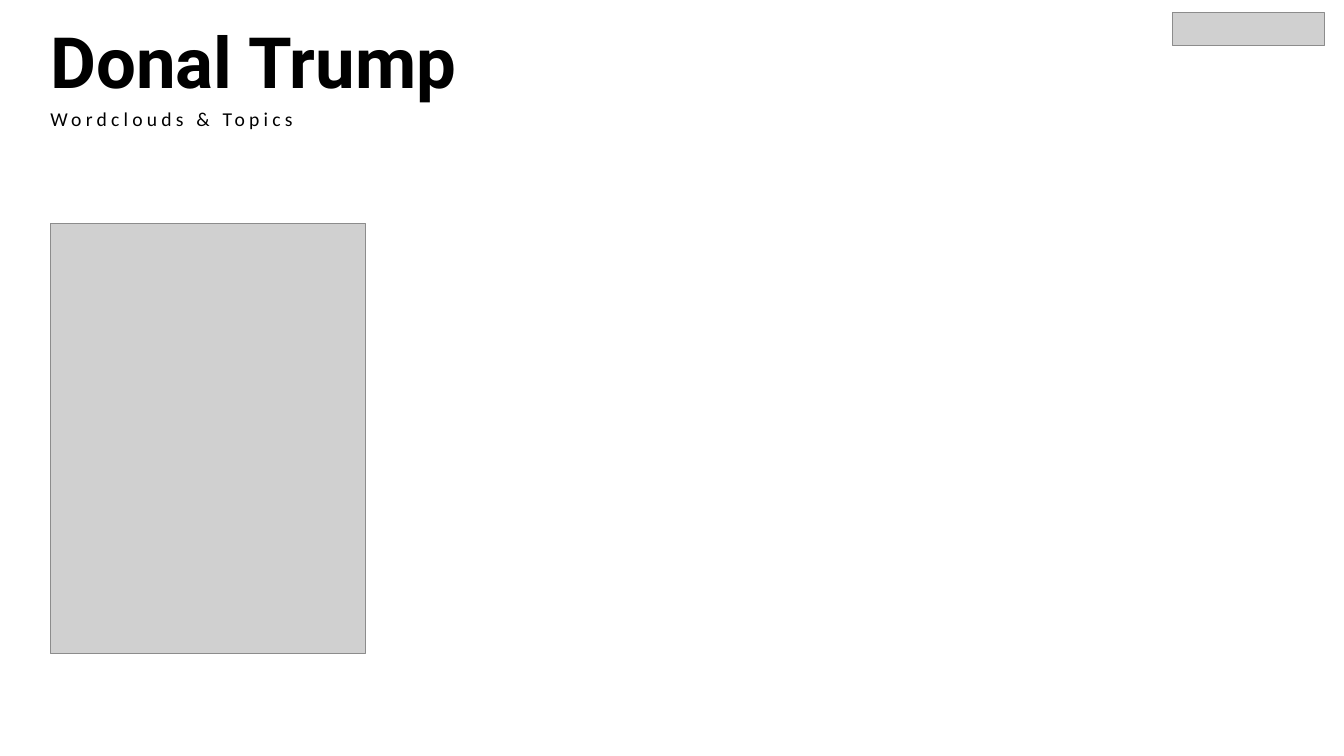
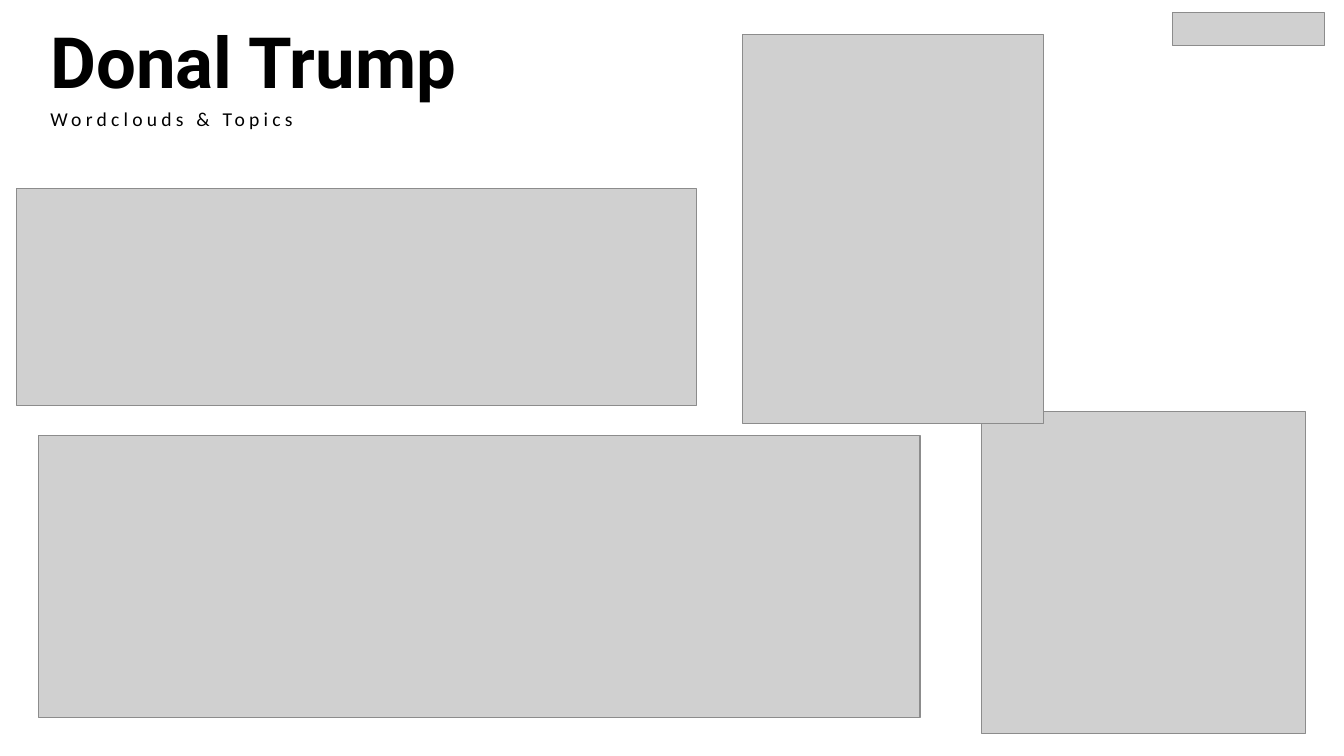
Before and after one commit to Franca97/Web_Data_and-_Digital_Analytics, a slide deck: slide 20 of Presentation.pptx. Drawn at 1344x756 pixels with LibreOffice and Linux fonts; fonts in the diff are those of the drawing; grey boxes stand for pictures. Boxes give left, top, right and bottom in pixels: in the first picture for what was removed or moved away, otherwise in the second. Text is boxed around its words. In the diff, an @@ line names an element or a change of style, - is before the commit and + after.

```diff
--- a/Presentation.pptx
+++ b/Presentation.pptx
@@ picture added at (x1=743, y1=34, x2=1044, y2=423) @@
@@ picture added at (x1=16, y1=189, x2=696, y2=406) @@
@@ picture removed at (x1=50, y1=224, x2=366, y2=654) @@
@@ picture added at (x1=982, y1=411, x2=1306, y2=734) @@
@@ picture added at (x1=39, y1=436, x2=921, y2=718) @@
```
Also in this commit, not shown: 2 other slides changed.
